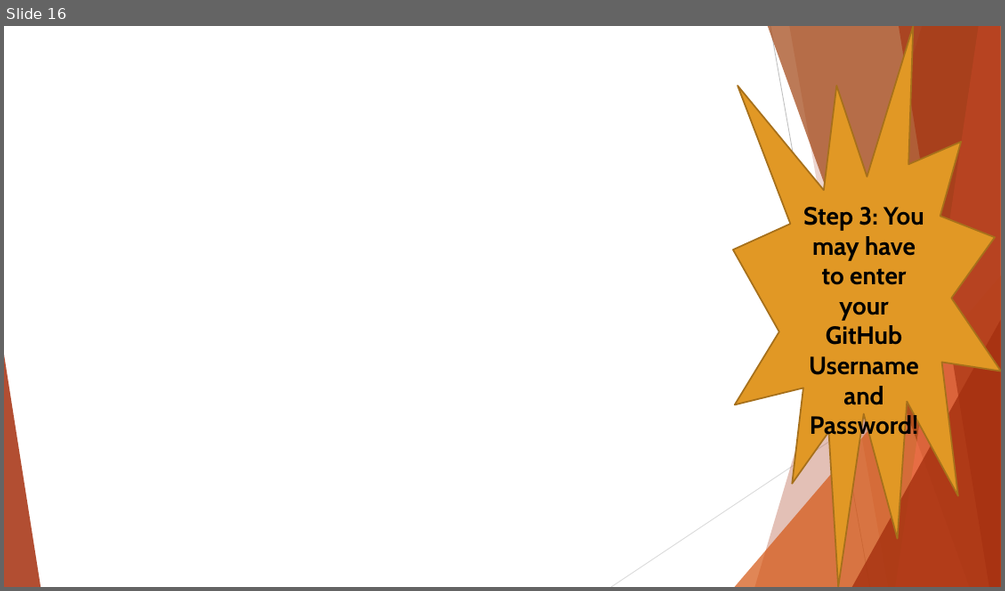
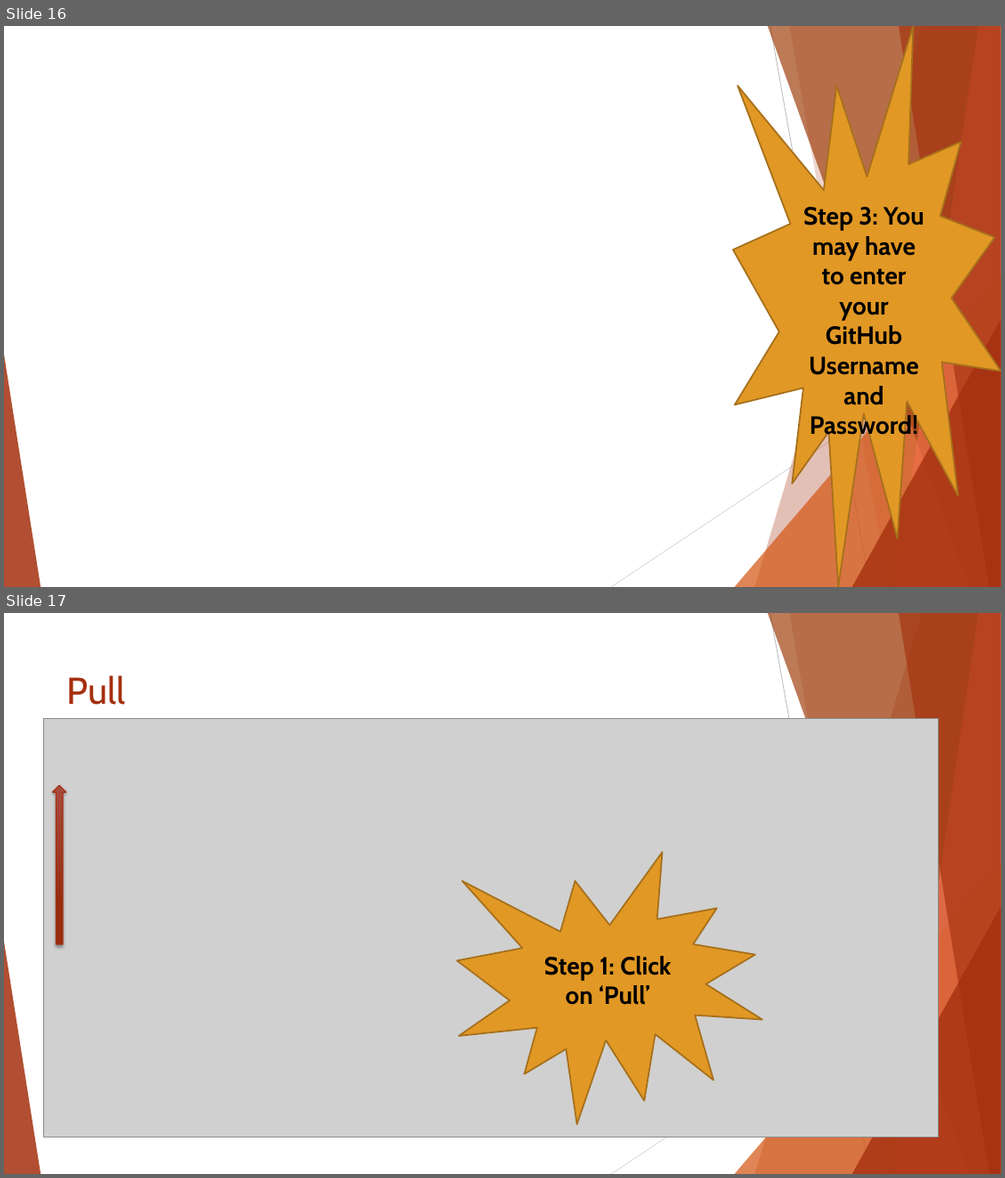
Before and after one commit to ICI3D/Sandbox, a slide deck: IntroToGitHub&SmartGit-v3.1.pptx. Shown one above the other, each under a label of ours: slide 16 before the commit, slides 16 and 17 after it. The pictures are 1005x591 and 1005x1178 pixels, drawn with LibreOffice and Linux fonts; fonts in the diff are those of the drawing; grey boxes stand for pictures; background and template pictures are left out. Boxes give left, top, right and bottom in pixels: in the first picture for what was removed or moved away, otherwise in the second. Text is boxed around its words. In the diff, an @@ line names an element or a change of style, - is before the commit and + after.

```diff
--- a/IntroToGitHub&SmartGit-v3.1.pptx
+++ b/IntroToGitHub&SmartGit-v3.1.pptx
@@ slide 17 added at [4, 613, 1001, 1174], background #FFFFFF; not listed: 10 template elements that a slide beside it also shows @@
@@ title added at [67, 675, 126, 705], 36 pt, text #A5300F @@
+Pull
@@ picture added at [44, 719, 938, 1136] @@
@@ up arrow added at [53, 785, 66, 944], fill gradient #AA4B40 to #972C0E, outline #A5300F 1 pt @@
@@ irregular seal added at [457, 852, 762, 1125], fill #E19825, outline #A6701B 1.5 pt, 24 pt, text #000000, bold @@
+Step 1: Click on ‘Pull’
```
Also in this commit, not shown: 4 slides changed, 1 other slide added, 1 other file.
